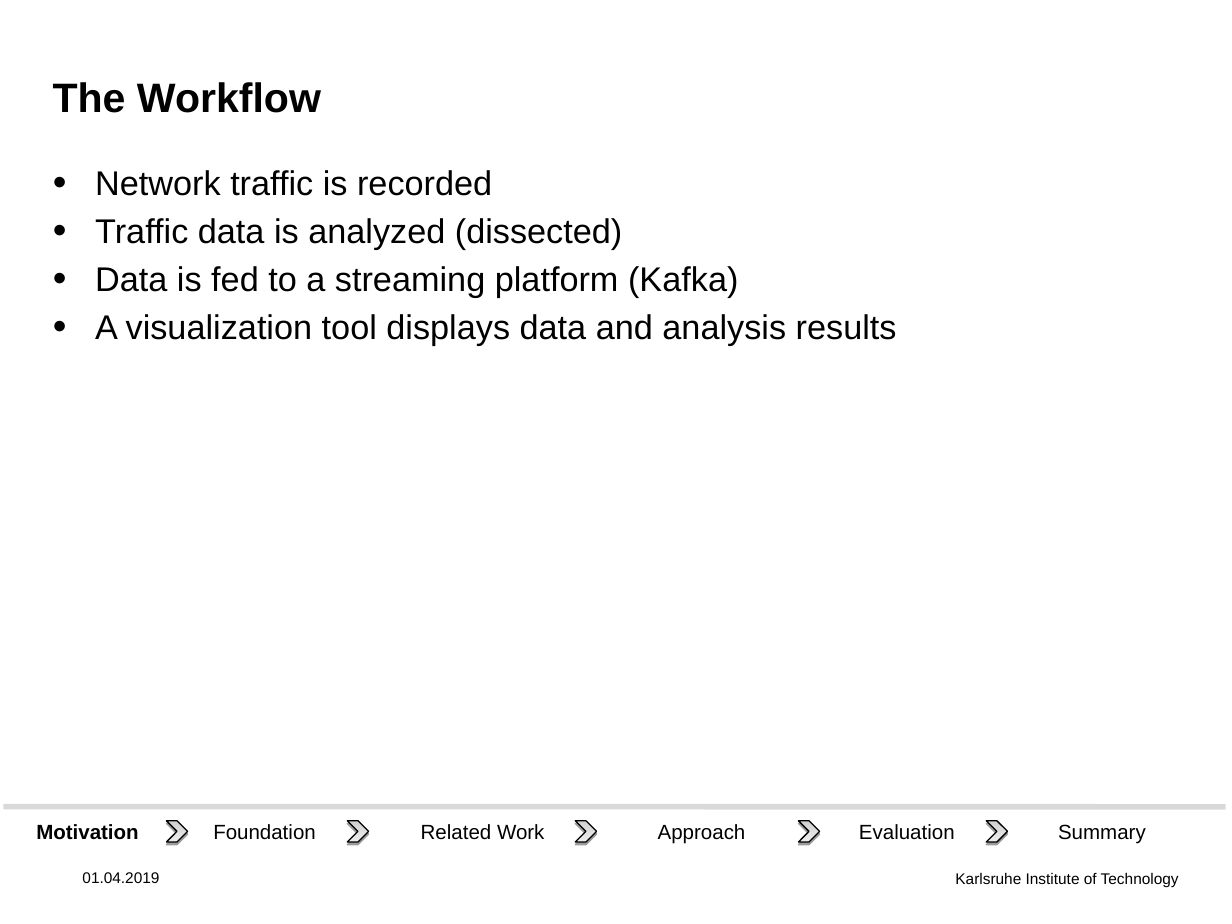
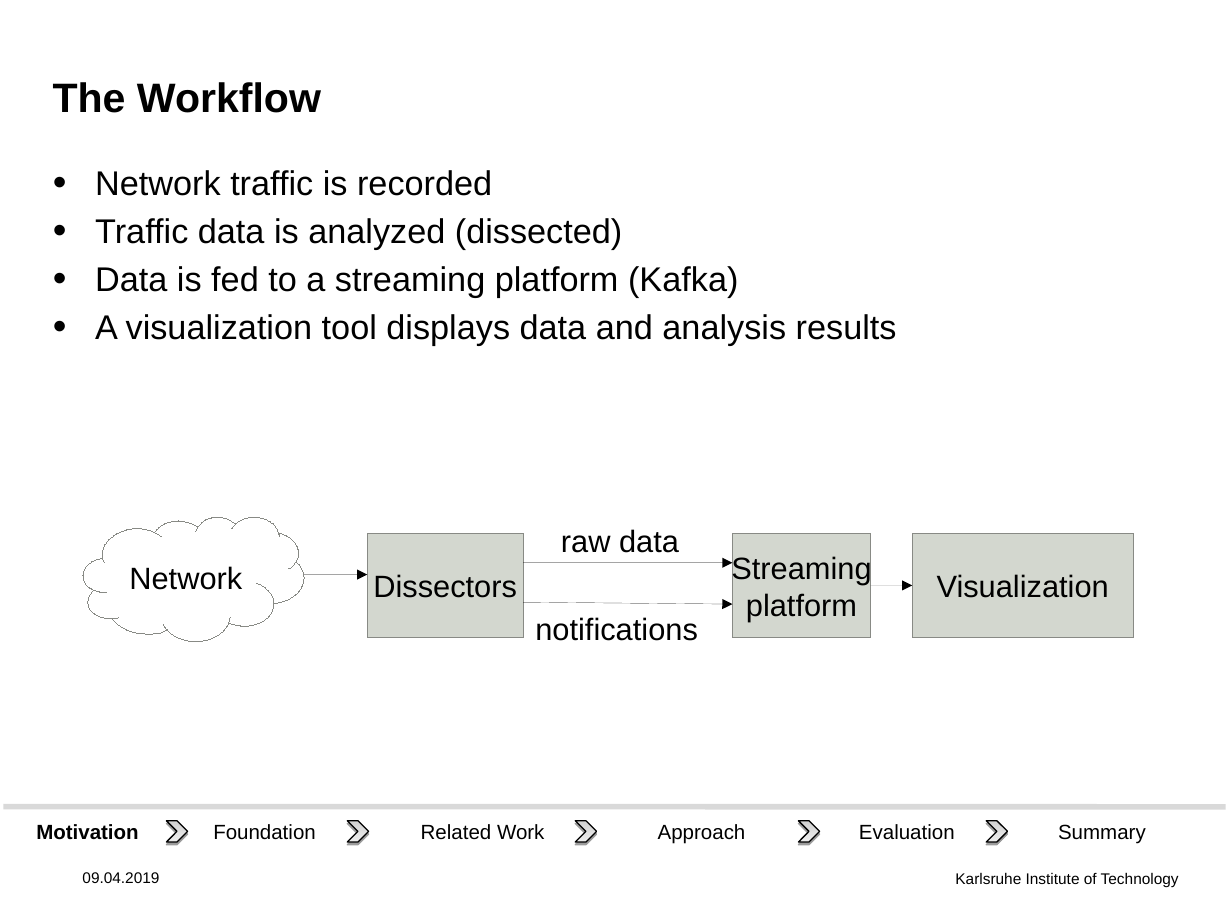
Before and after one commit to DHSTTOS/documents, a slide deck: slide 4 of final_presentation/final-pres3.odp. Drawn at 1232x924 pixels with LibreOffice and Linux fonts; fonts in the diff are those of the drawing; background and template pictures are left out. Boxes give left, top, right and bottom in pixels: in the first picture for what was removed or moved away, otherwise in the second. Text is boxed around its words. In the diff, an @@ line names an element or a change of style, - is before the commit and + after.

```diff
--- a/final_presentation/final-pres3.odp
+++ b/final_presentation/final-pres3.odp
@@ freeform shape added at bbox=[83, 517, 303, 642], fill #FFFFFF, outline #888A85 0 pt, 18 pt, text #000000 @@
+Network
@@ rectangle added at bbox=[367, 533, 524, 638], fill #D3D7CF, outline #888A85 0 pt, 18 pt, text #000000 @@
+Dissectors
@@ text added at bbox=[561, 529, 679, 553], 18 pt, text #000000 @@
+raw data
@@ rectangle added at bbox=[733, 533, 871, 638], fill #D3D7CF, outline #888A85 0 pt, 18 pt, text #000000 @@
+Streaming
+platform
@@ rectangle added at bbox=[912, 533, 1133, 638], fill #D3D7CF, outline #888A85 0 pt, 18 pt, text #000000 @@
+Visualization
@@ arrow added from (524, 563) to (733, 563), #000000 0 pt @@
@@ arrow added from (304, 574) to (367, 574), #000000 0 pt @@
@@ arrow added from (871, 585) to (912, 585), #000000 0 pt @@
@@ arrow added from (524, 602) to (733, 604), #000000 0 pt @@
@@ text added at bbox=[535, 617, 698, 641], 18 pt, text #000000 @@
+notifications
@@ text at bbox=[82, 872, 159, 883]: text changed @@
-01.04.2019
+09.04.2019
```
Also in this commit, not shown: 13 other slides changed, 7 slides added, 1 slide removed, 1 other file.
